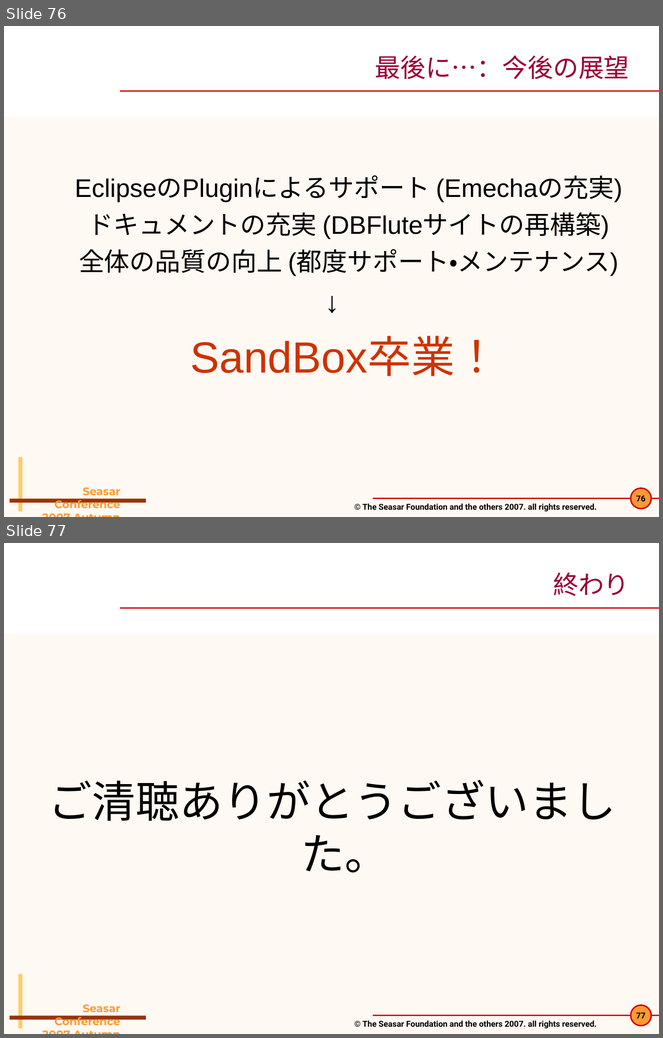
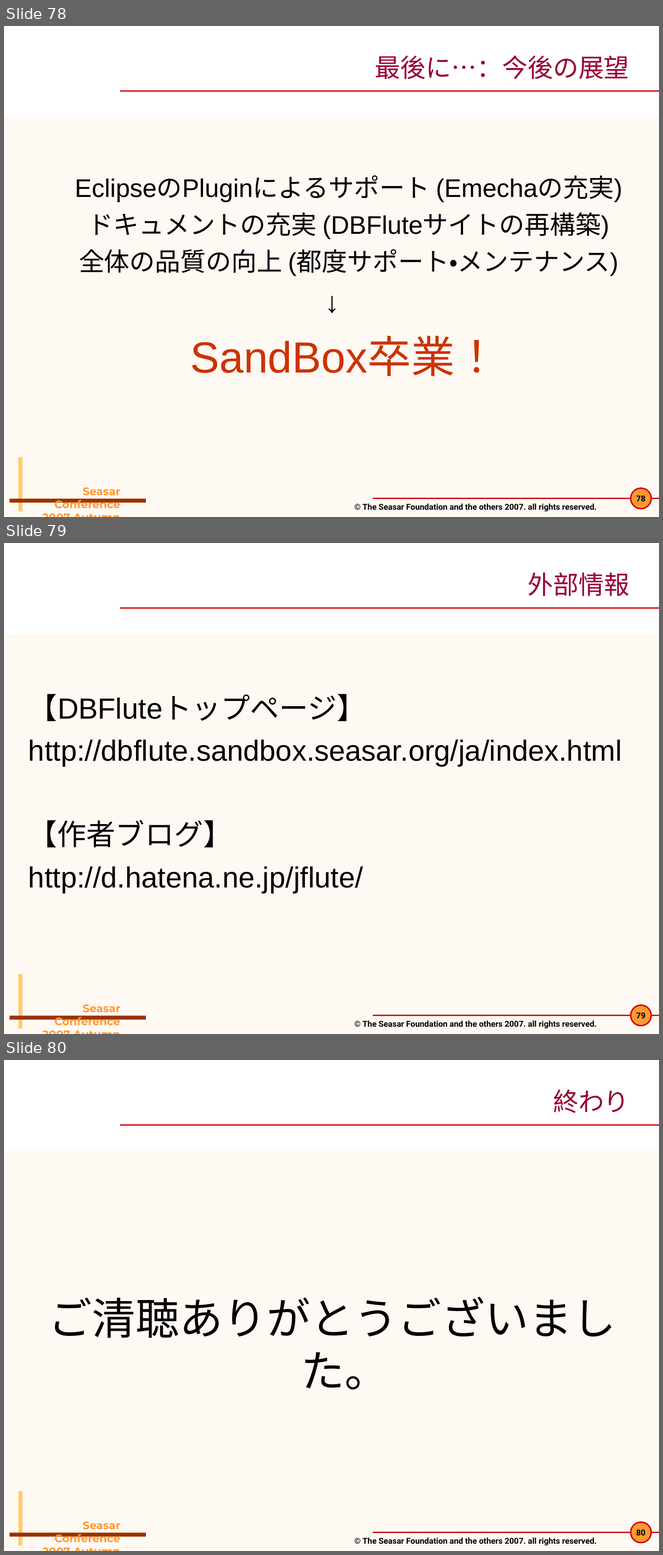
Before and after one commit to seasarorg/dbflute, a slide deck: dbflute/etc/doc/pres/sc2007a_2-DBFlute.ppt. Shown one above the other, each under a label of ours: slides 76 and 77 before the commit, slides 78, 79 and 80 after it. The pictures are 663x1038 and 663x1555 pixels, drawn with LibreOffice and Linux fonts; fonts in the diff are those of the drawing; background and template pictures are left out. Boxes give left, top, right and bottom in pixels: in the first picture for what was removed or moved away, otherwise in the second. Text is boxed around its words. In the diff, an @@ line names an element or a change of style, - is before the commit and + after.

```diff
--- a/dbflute/etc/doc/pres/sc2007a_2-DBFlute.ppt
+++ b/dbflute/etc/doc/pres/sc2007a_2-DBFlute.ppt
@@ slide 79 added at (x1=4, y1=543, x2=659, y2=1034), background #FFF9F3; not listed: 8 template elements that a slide beside it also shows @@
@@ title added at (x1=528, y1=572, x2=630, y2=596), 28 pt, text #990033 @@
+外部情報
@@ text added at (x1=28, y1=694, x2=622, y2=893), 32 pt, text #000000 @@
+【DBFluteトップページ】
+http://dbflute.sandbox.seasar.org/ja/index.html
+【作者ブログ】
+http://d.hatena.ne.jp/jflute/
@@ what was slide 76 is now slide 78 @@
@@ what was slide 77 is now slide 80 @@
@@ page number at (x1=636, y1=1530, x2=646, y2=1536): text changed @@
-77
+80
```
Also in this commit, not shown: 5 slides changed, 2 other slides added.
